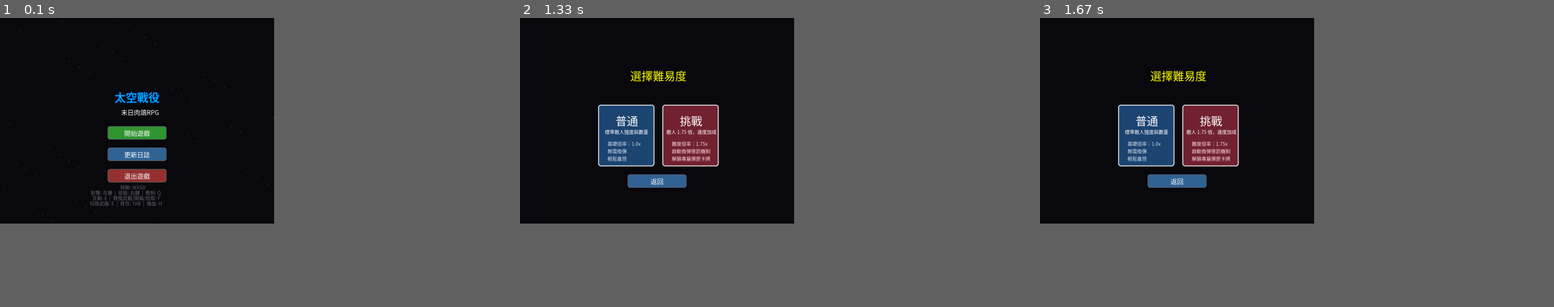
Above: before the commit, frames 1-3 (left to right).
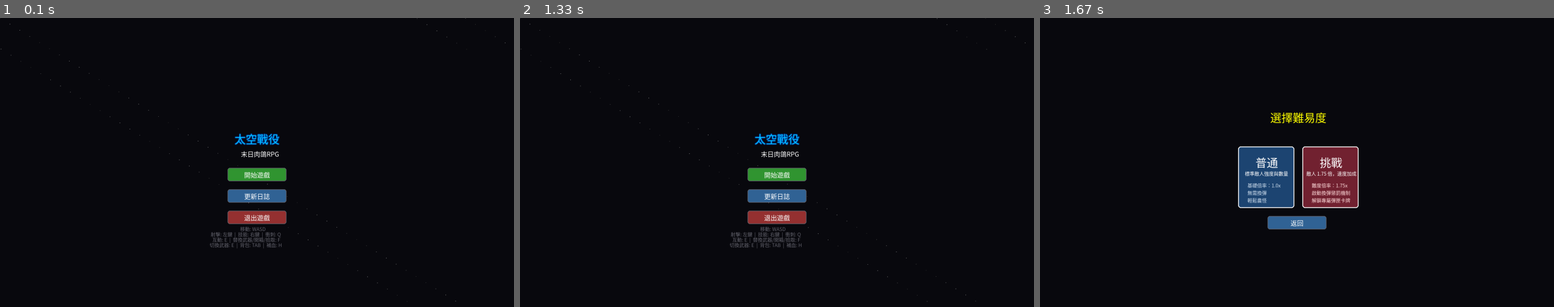
Above: after the commit, the same moments.

Repository: Bruse527/pygame-
Game: pygame game, started from B8.5+A5+C2(優化)整合.py
Same seed, same stepped clock (60 frames per second), same inputs: the game is played once before the commit and once after it.
Inputs (mouse positions are in pixels of both pictures, inside the frame that each line leads up to):
- Up to frame 1 (0.1 s): no input
- Up to frame 2 (1.33 s): click "開始遊戲" at 0.38 s; hold F11 0.67-1.13 s; press the mouse at (777, 223) at 1.2 s; move the mouse to (777, 139) at 1.3 s
- Up to frame 3 (1.67 s): release the mouse at (1302, 58) at 1.43 s; click (1297, 174) at 1.55 s, where only the run after the commit has a clickable "開始遊戲"
The window is 480x360 before the commit and 900x506 after it. Grey fills any space a smaller window leaves; there, only what the larger window draws over its background counts as a difference.

The runs differ from the first frame. In frame 1, 4.7% of the frame differs, in the area x 0-99%, y 0-99%; in frame 2, 7.9%; in frame 3, 11%, in the area x 15-62%, y 18-74%.

Commit message:
Update and rename B8.5+A5+C2整合.py to B8.5+A5+C2(優化)整合.py

Diff:
--- a/B8.5+A5+C2整合.py
+++ b/B8.5+A5+C2(優化)整合.py
@@ -11,20 +11,49 @@
 # 自動切換到英文鍵盤輸入（僅適用於 Windows）
 def switch_to_english_input():
     try:
+        if os.name != "nt":
+            return
         user32 = ctypes.windll.user32
-        hkl = user32.LoadKeyboardLayoutW("00000409", 1)
+        imm32 = ctypes.windll.imm32
+        user32.LoadKeyboardLayoutW.restype = ctypes.c_void_p
+        imm32.ImmGetContext.restype = ctypes.c_void_p
+        hkl = user32.LoadKeyboardLayoutW("00000409", 0x00000101)
         if hkl:
-            user32.ActivateKeyboardLayout(hkl, 0)
+            user32.ActivateKeyboardLayout(hkl, 0x00000100)
+            hwnd = pygame.display.get_wm_info().get("window")
+            if hwnd:
+                user32.PostMessageW(hwnd, 0x0050, 0, hkl)
+                himc = imm32.ImmGetContext(hwnd)
+                if himc:
+                    imm32.ImmSetConversionStatus(himc, 0, 0)
+                    imm32.ImmReleaseContext(hwnd, himc)
     except Exception:
         pass
 
-switch_to_english_input()
-
 # 設定視窗與開放世界大小
-WIDTH, HEIGHT = 1024, 768
+WIDTH, HEIGHT = 1920, 1080
 MAP_WIDTH, MAP_HEIGHT = 4200, 2600
-screen = pygame.display.set_mode((WIDTH, HEIGHT))
-pygame.display.set_caption("SPACE WARS")
+WINDOW_FLAGS = getattr(pygame, "SCALED", 0)
+FULLSCREEN_FLAGS = pygame.FULLSCREEN | WINDOW_FLAGS
+is_fullscreen = False
+
+def create_display():
+    flags = FULLSCREEN_FLAGS if is_fullscreen else WINDOW_FLAGS
+    try:
+        surface = pygame.display.set_mode((WIDTH, HEIGHT), flags)
+    except pygame.error:
+        fallback_flags = pygame.FULLSCREEN if is_fullscreen else 0
+        surface = pygame.display.set_mode((WIDTH, HEIGHT), fallback_flags)
+    pygame.display.set_caption("SPACE WARS")
+    switch_to_english_input()
+    return surface
+
+def toggle_fullscreen():
+    global screen, is_fullscreen
+    is_fullscreen = not is_fullscreen
+    screen = create_display()
+
+screen = create_display()
 clock = pygame.time.Clock()
 FPS = 60
 
@@ -2518,6 +2547,10 @@
         if game_state == "WEAPON_STASH" and event.type == pygame.MOUSEWHEEL: arsenal_scroll_y = max(0, arsenal_scroll_y - event.y * 30)
 
         if event.type == pygame.KEYDOWN:
+            if event.key == pygame.K_F11 or (event.key == pygame.K_RETURN and event.mod & pygame.KMOD_ALT):
+                toggle_fullscreen()
+                continue
+
             if event.key == pygame.K_ESCAPE:
                 if game_state == "PLAYING" and not show_inventory: game_state = "PAUSED"
                 elif game_state == "PLAYING" and show_inventory: show_inventory = False; drag_data = None
